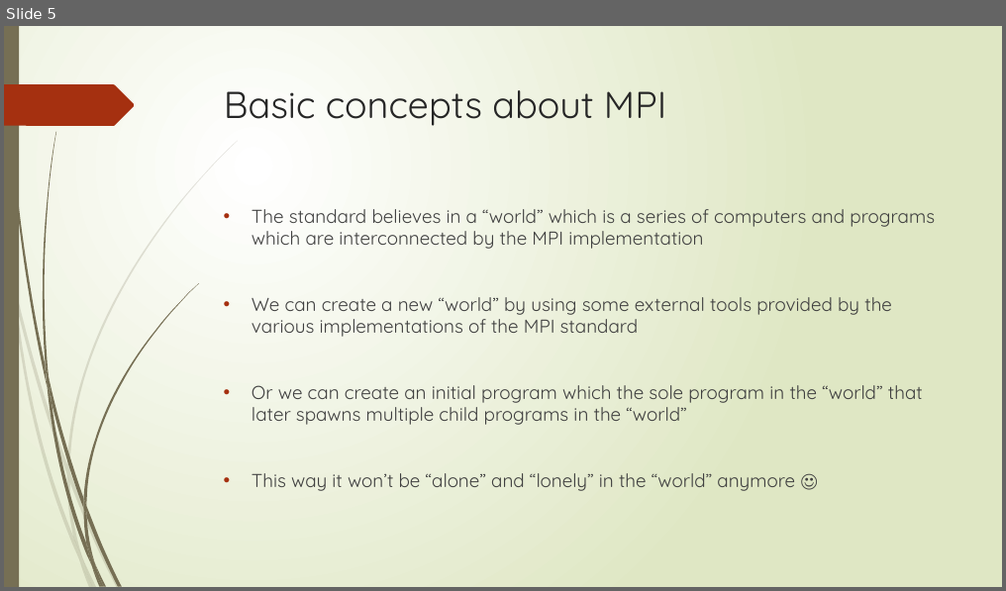
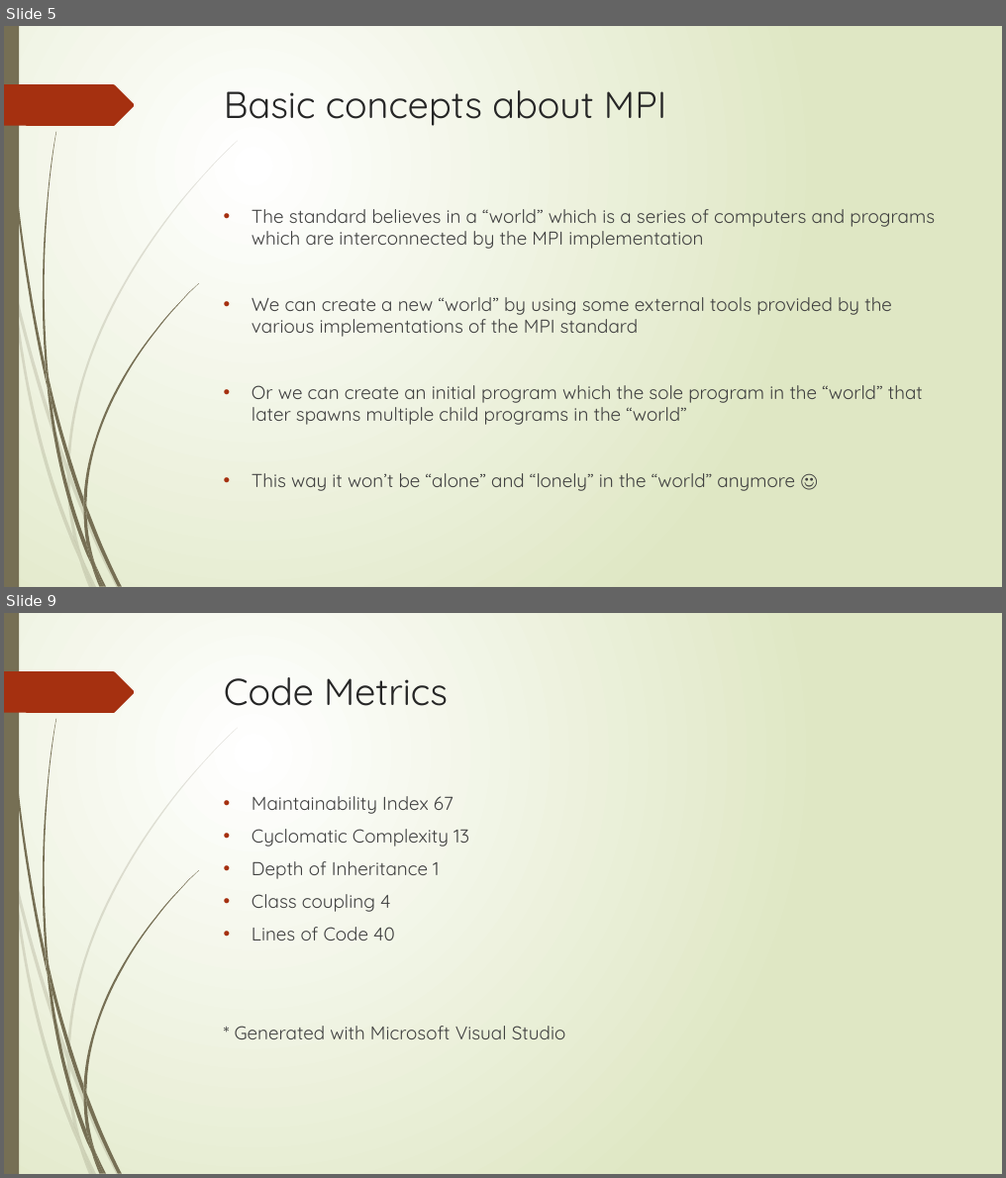
Before and after one commit to Alecu100/PD_Tema1, a slide deck: Microsoft MPI.pptx. Shown one above the other, each under a label of ours: slide 5 before the commit, slides 5 and 9 after it; the slides between them are not shown. The pictures are 1006x591 and 1006x1178 pixels, drawn with LibreOffice and Linux fonts; fonts in the diff are those of the drawing. Boxes give left, top, right and bottom in pixels: in the first picture for what was removed or moved away, otherwise in the second. Text is boxed around its words. In the diff, an @@ line names an element or a change of style, - is before the commit and + after.

```diff
--- a/Microsoft MPI.pptx
+++ b/Microsoft MPI.pptx
@@ slide 9 added at [4, 613, 1002, 1174], background gradient #FFFFFF to #DFE8C4; not listed: 24 template elements that a slide beside it also shows @@
@@ title added at [224, 677, 448, 706], 36 pt, text #262626 @@
+Code Metrics
@@ text added at [235, 796, 565, 1040], 18 pt, text #404040 @@
+• Maintainability Index 67
+• Cyclomatic Complexity 13
+• Depth of Inheritance 1
+• Class coupling 4
+• Lines of Code 40
+* Generated with Microsoft Visual Studio
```
Also in this commit, not shown: 2 slides changed, 5 other slides added, 1 slide removed, 28 other files.
